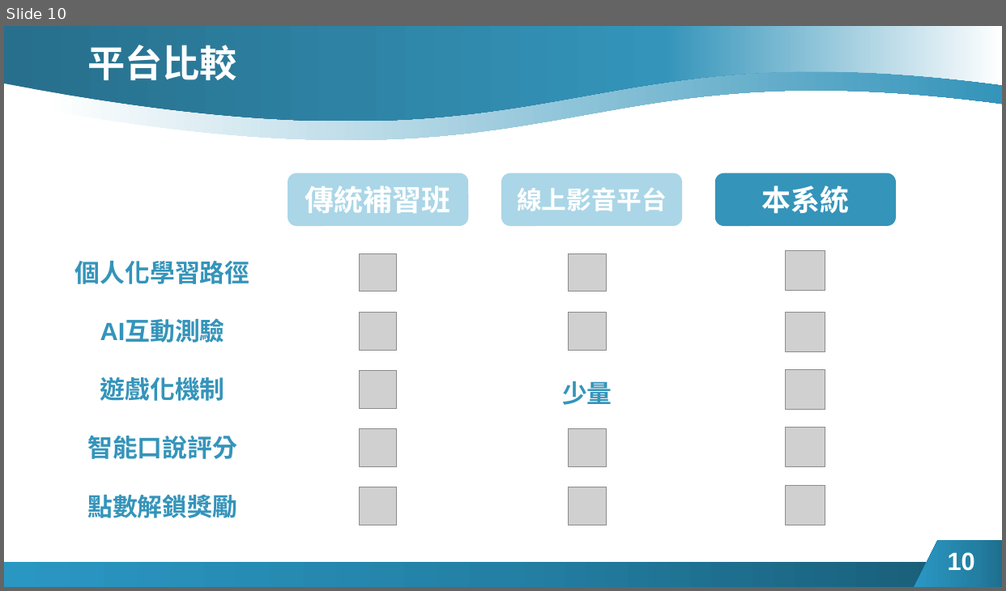
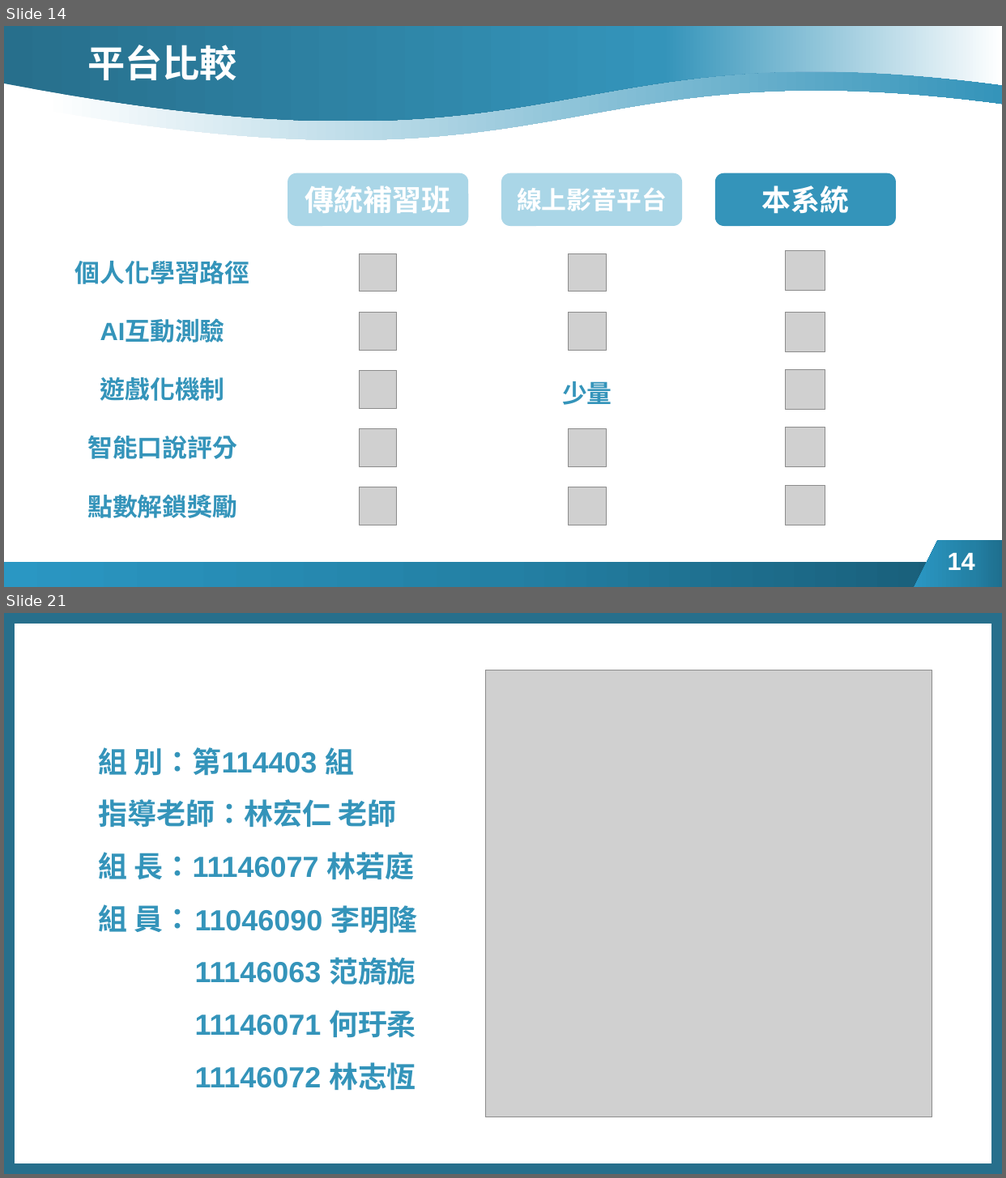
Before and after one commit to imfyn5/AI_system-1, a slide deck: 初審.pptx. Shown one above the other, each under a label of ours: slide 10 before the commit, slides 14 and 21 after it; the slides between them are not shown. The pictures are 1006x591 and 1006x1178 pixels, drawn with LibreOffice and Linux fonts; fonts in the diff are those of the drawing; grey boxes stand for pictures. Boxes give left, top, right and bottom in pixels: in the first picture for what was removed or moved away, otherwise in the second. Text is boxed around its words. In the diff, an @@ line names an element or a change of style, - is before the commit and + after.

```diff
--- a/初審.pptx
+++ b/初審.pptx
@@ slide 21 added at (4, 613, 1002, 1174), background #FFFFFF @@
@@ rectangle added at (4, 613, 1002, 1174), outline #276F8B 20 pt @@
@@ picture added at (485, 670, 932, 1117) @@
@@ text added at (99, 747, 414, 932), 28 pt, text #3494BA, bold @@
+組 別：第114403 組
+指導老師：林宏仁 老師
+組 長：11146077 林若庭
+組 員：
@@ text added at (195, 905, 418, 1091), 28 pt, text #3494BA, bold @@
+11046090 李明隆
+11146063 范旖旎
+11146071 何玗柔
+11146072 林志恆
@@ what was slide 10 is now slide 14 @@
@@ page number at (948, 552, 975, 570): text changed @@
-10
+14
```
Also in this commit, not shown: 7 slides changed, 6 other slides added, 2 slides removed.
